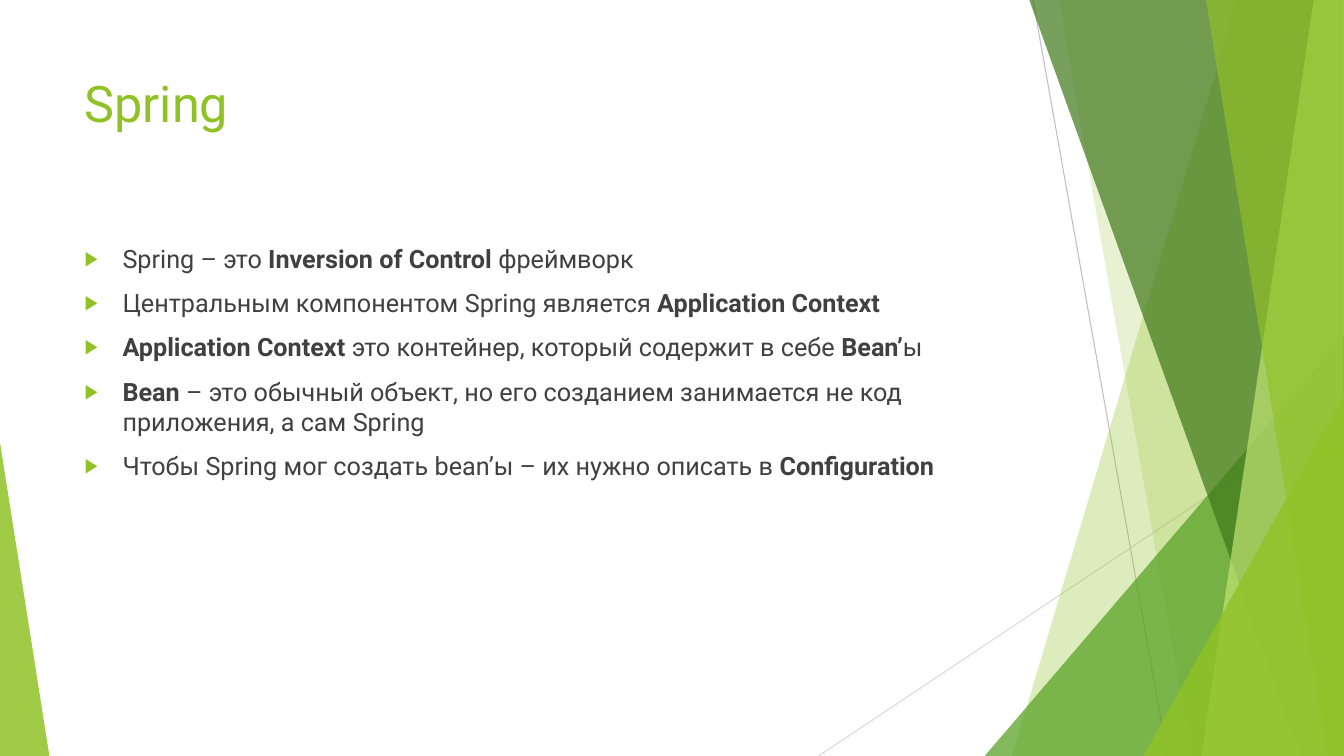
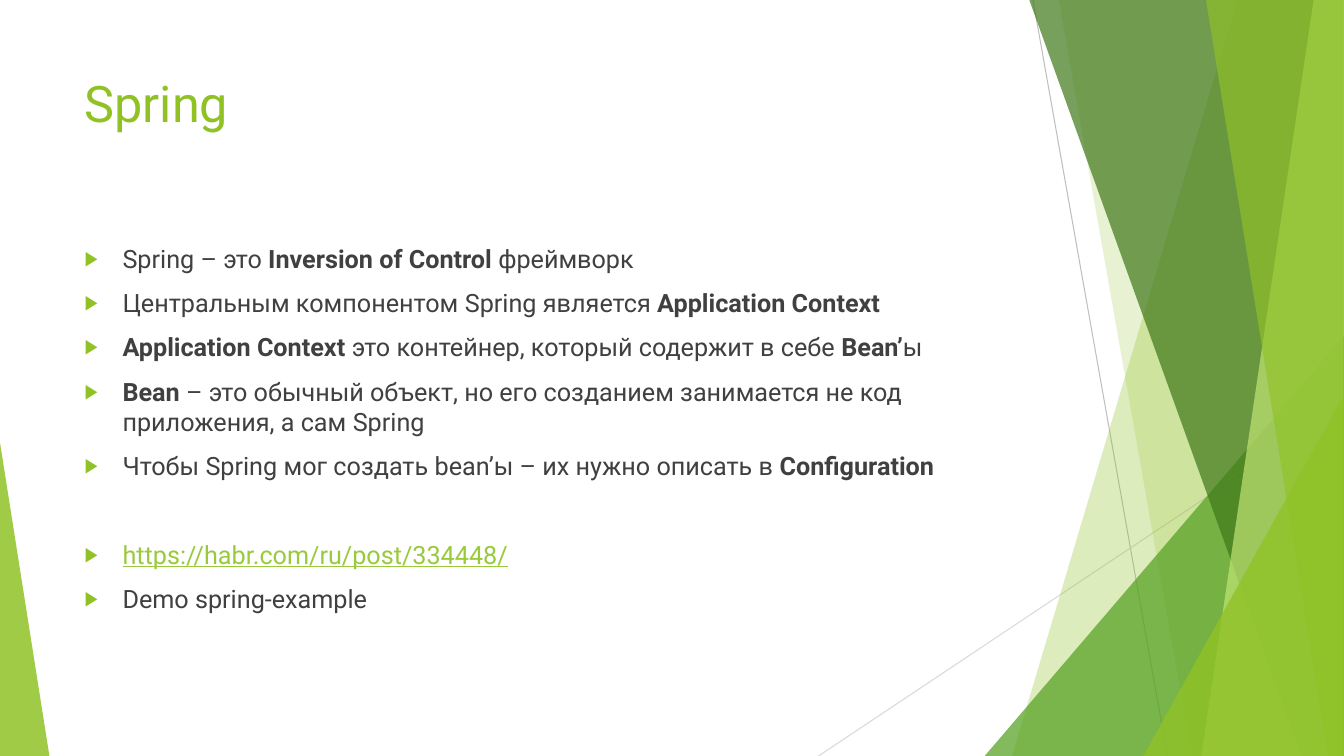
Before and after one commit to VladimirDorovskikh/mera_se_2020, a slide deck: slide 13 of _LECTIONS/12/12_frameworks.pptx. Drawn at 1344x756 pixels with LibreOffice and Linux fonts; fonts in the diff are those of the drawing. Boxes give left, top, right and bottom in pixels: in the first picture for what was removed or moved away, otherwise in the second. Text is boxed around its words. In the diff, an @@ line names an element or a change of style, - is before the commit and + after.

Commit message:
Lection 12

```diff
--- a/_LECTIONS/12/12_frameworks.pptx
+++ b/_LECTIONS/12/12_frameworks.pptx
@@ text at bbox=[123, 545, 508, 614]: paragraphs added @@
+▶ https://habr.com/ru/post/334448/
+▶ Demo spring-example
```
